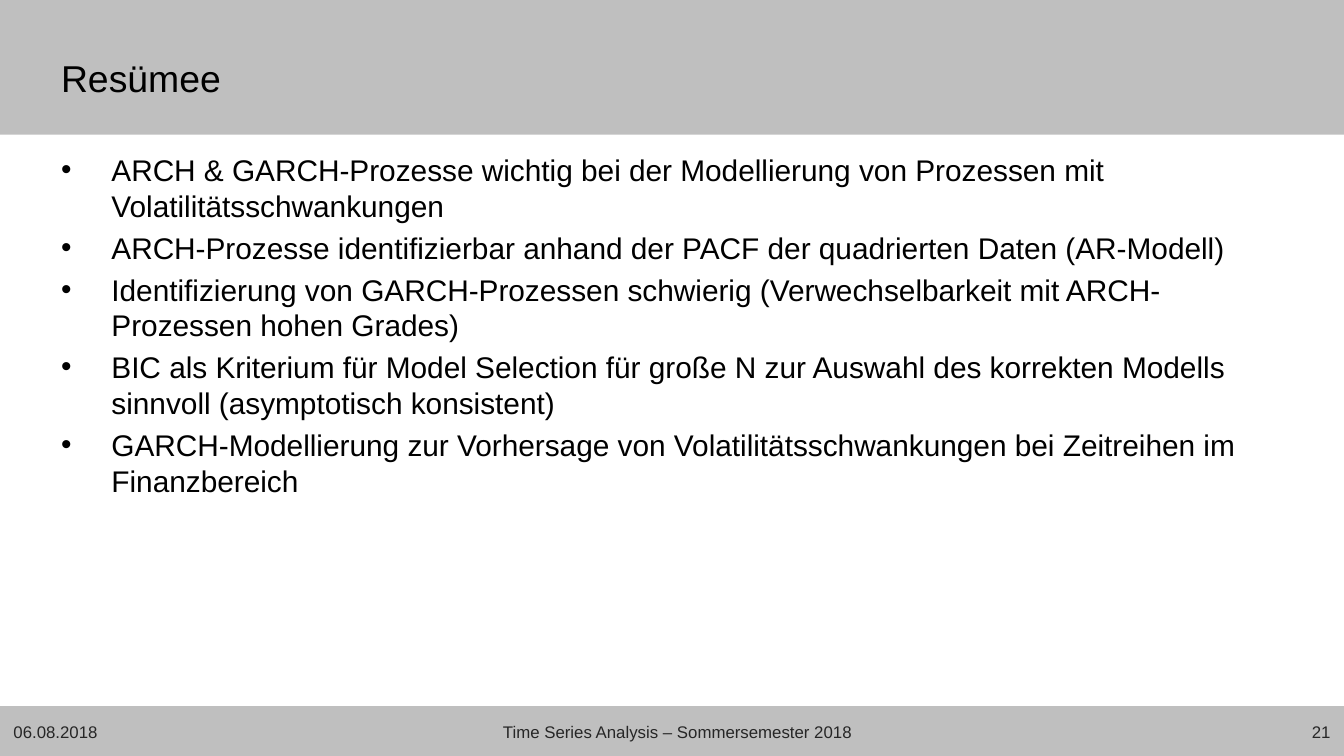
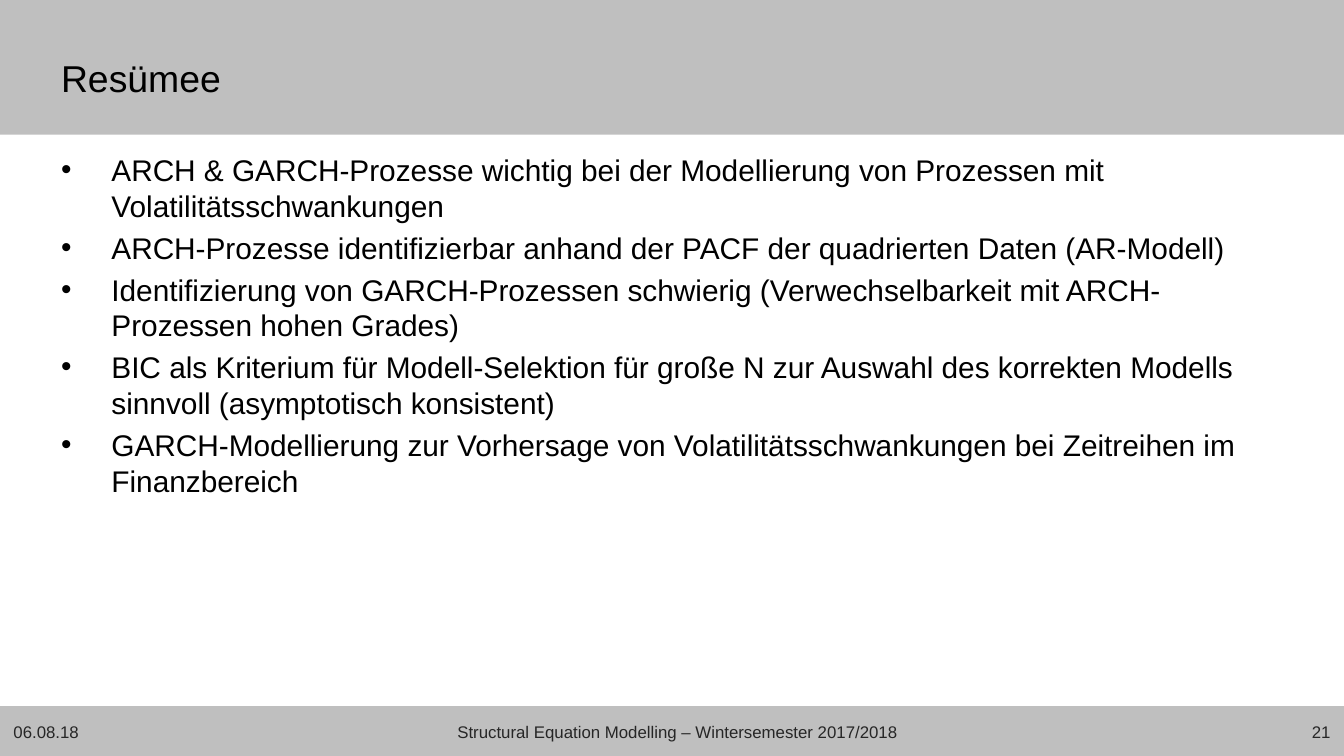
Before and after one commit to Janis90/time-series-anaysis, a slide deck: slide 21 of presentation/tsa_presentation_final.pptx. Drawn at 1344x756 pixels with LibreOffice and Linux fonts; fonts in the diff are those of the drawing; background and template pictures are left out. Boxes give left, top, right and bottom in pixels: in the first picture for what was removed or moved away, otherwise in the second. Text is boxed around its words. In the diff, an @@ line names an element or a change of style, - is before the commit and + after.

```diff
--- a/presentation/tsa_presentation_final.pptx
+++ b/presentation/tsa_presentation_final.pptx
@@ text at (111, 356, 1233, 420): text changed @@
-• BIC als Kriterium für Model Selection für große N zur Auswahl des korrekten Modells sinnvoll (asymptotisch konsistent)
+• BIC als Kriterium für Modell-Selektion für große N zur Auswahl des korrekten Modells sinnvoll (asymptotisch konsistent)
@@ text at (13, 726, 78, 738): text changed @@
-06.08.2018
+06.08.18
@@ text at (457, 726, 897, 742): text changed @@
-Time Series Analysis – Sommersemester 2018
+Structural Equation Modelling – Wintersemester 2017/2018
```
Also in this commit, not shown: 22 other slides changed, 4 other files.
